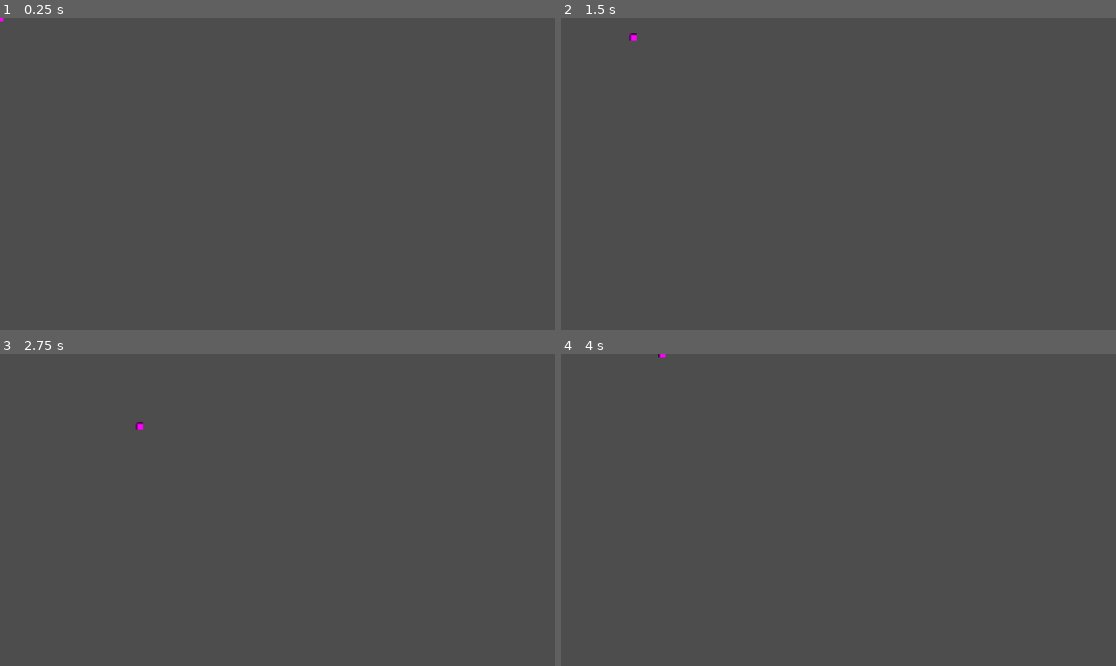
Above: before the commit, frames 1-4 (two rows, left to right).
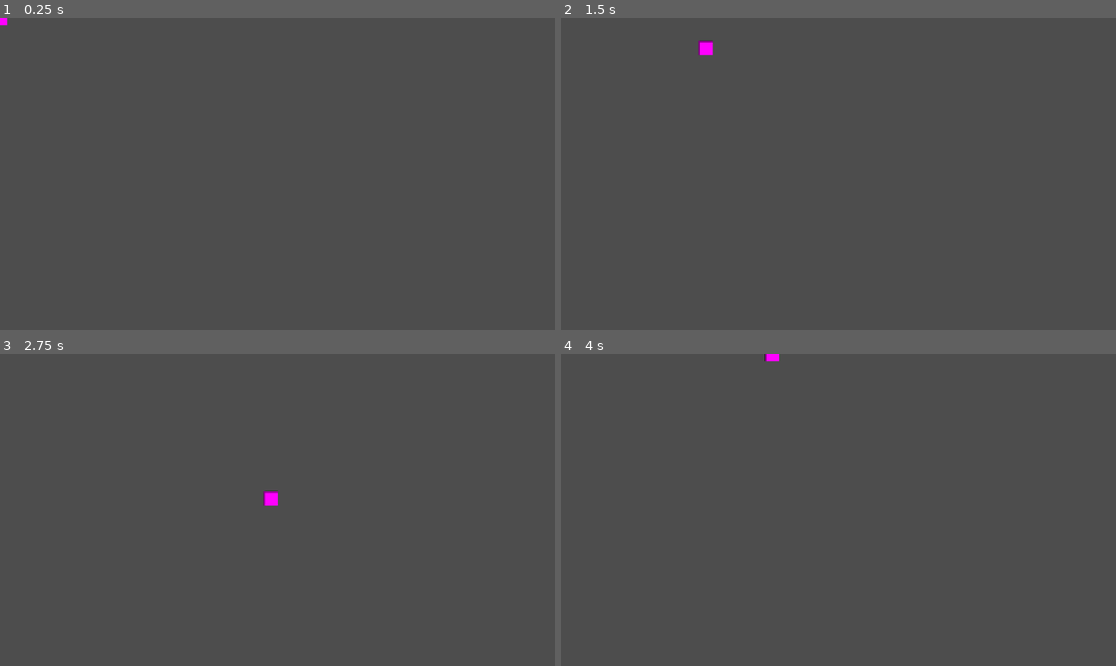
Above: after the commit, the same moments.

Repository: MalwareTheWolf/Game-Programming-Week-3
Game: Godot game, scene res://player.tscn
The game is run twice, just before and just after one commit, with the same random seed, the same clock (stepped at 60 frames per second) and the same inputs.
Inputs:
- Up to frame 1 (0.25 s): no input
- Up to frame 2 (1.5 s): tap Enter at 0.5 s; hold Right (ui_right) 0.53-1.28 s; hold Down (ui_down) from 1.28 s (still down)
- Up to frame 3 (2.75 s): release Down (ui_down) at 2.03 s; hold Right (ui_right) from 2.03 s (still down)
- Up to frame 4 (4 s): release Right (ui_right) at 2.78 s; hold Up (ui_up) 2.78-3.53 s; hold Left (ui_left) from 3.53 s (still down)

The runs differ from the first frame. In frame 1, less than 0.1% of the frame differs, in the area x 0-2%, y 0-3%; in frame 2, 0.2%; in frame 3, 0.2%, in the area x 24-51%, y 21-49%; in frame 4, less than 0.1%.

Commit message:
Movement Improved And Debugged

Diff:
--- a/player.gd
+++ b/player.gd
@@ -1,15 +1,34 @@
 extends Node2D
 
-@export var move_speed: float = 200.0
+# Configurable speed and smoothing
+@export var move_speed: float = 400.0
+@export var acceleration: float = 16.0
+@export var friction: float = 12.0
+
+# Current velocity of the player
+var velocity: Vector2 = Vector2.ZERO
 
 func _process(delta):
 	var input_vector = Vector2.ZERO
 
+	# Arrow key input
 	input_vector.x = Input.get_action_strength("ui_right") - Input.get_action_strength("ui_left")
 	input_vector.y = Input.get_action_strength("ui_down") - Input.get_action_strength("ui_up")
 
-	# Optional diagonal normalization (Scope Creep Challenge)
+	# Normalize diagonal movement so speed is consistent
 	if input_vector.length() > 0:
 		input_vector = input_vector.normalized()
 
-	position += input_vector * move_speed * delta
+	# Smooth acceleration and deceleration
+	if input_vector != Vector2.ZERO:
+		var target_velocity = input_vector * move_speed
+		velocity = velocity.lerp(target_velocity, acceleration * delta)
+	else:
+		velocity = velocity.lerp(Vector2.ZERO, friction * delta)
+
+	# Update position with delta for frame independence
+	position += velocity * delta
+
+	# keep player inside window bounds
+	position.x = clamp(position.x, 0, 1152)
+	position.y = clamp(position.y, 0, 648)
--- a/player.tscn
+++ b/player.tscn
@@ -3,7 +3,7 @@
 [ext_resource type="Script" uid="uid://deex58tjl3lwq" path="res://player.gd" id="1_4flbx"]
 
 [sub_resource type="PlaceholderTexture2D" id="PlaceholderTexture2D_sh265"]
-size = Vector2(15, 15)
+size = Vector2(30, 30)
 
 [node name="Player" type="Node2D"]
 script = ExtResource("1_4flbx")
